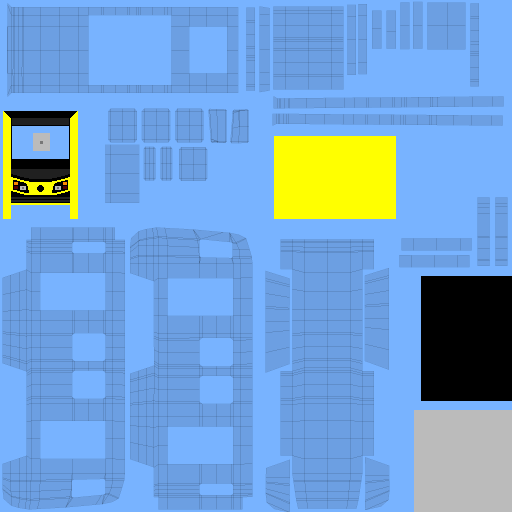
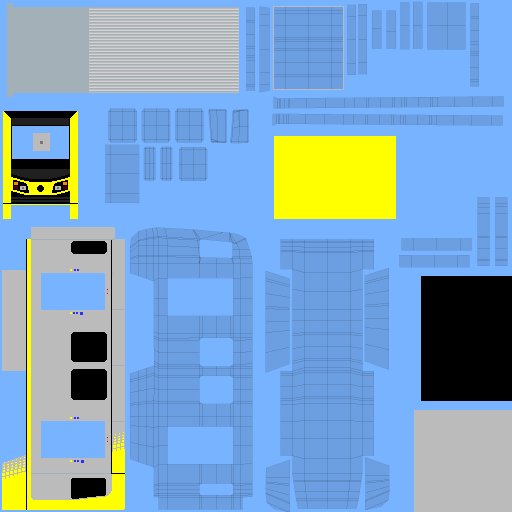
Comparing the layer stacks of the two 512 × 512 images. Changes:
added layer "Roof" above "Roof Accessories" over box(7, 3, 239, 97)
added layer "Roof Accessories" above "Side" over box(273, 6, 344, 90)
added layer "Side" above "Front" over box(2, 227, 125, 510)
painted on "Front" over box(3, 203, 78, 204)
